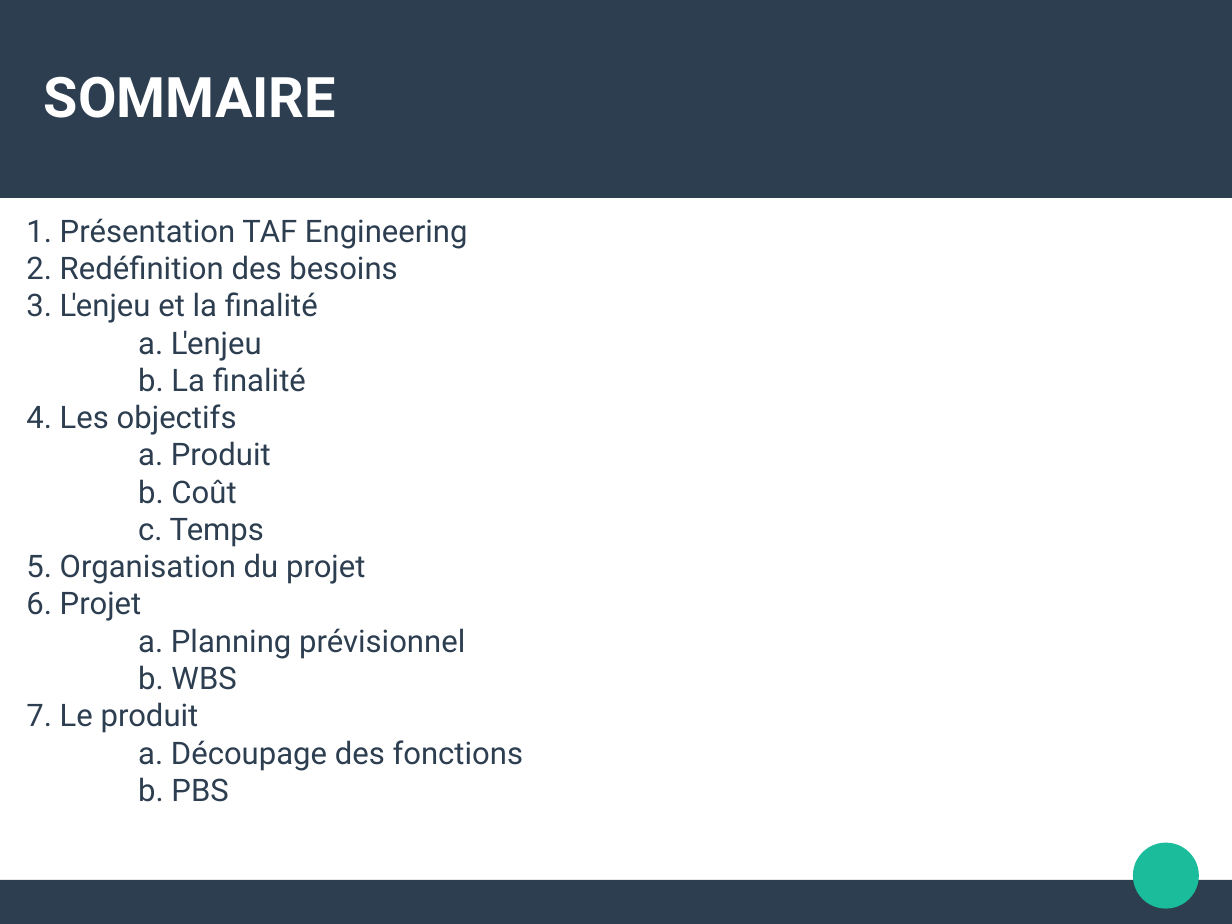
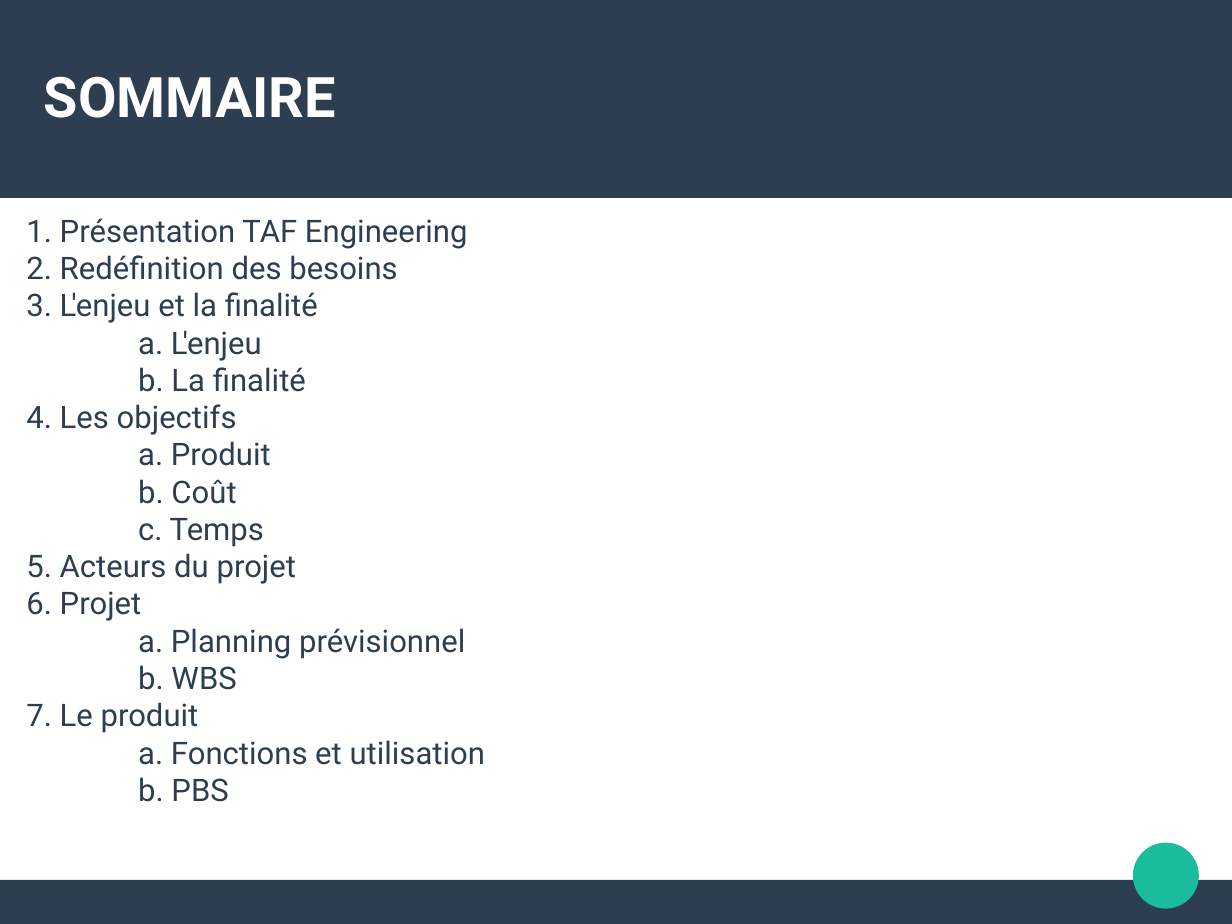
Before and after one commit to fedia-m/Madera, a slide deck: slide 3 of TAF/soutenance.odp (slide 2 before the commit). Drawn at 1232x924 pixels with LibreOffice and Linux fonts; fonts in the diff are those of the drawing. Boxes give left, top, right and bottom in pixels: in the first picture for what was removed or moved away, otherwise in the second. Text is boxed around its words. In the diff, an @@ line names an element or a change of style, - is before the commit and + after.

```diff
--- a/TAF/soutenance.odp
+++ b/TAF/soutenance.odp
@@ subtitle at bbox=[26, 553, 296, 584]: text changed @@
-5. Organisation du projet
+5. Acteurs du projet
@@ subtitle at bbox=[138, 740, 485, 765]: text changed @@
-a. Découpage des fonctions
+a. Fonctions et utilisation
```
Also in this commit, not shown: 15 other slides changed, 3 slides added.
